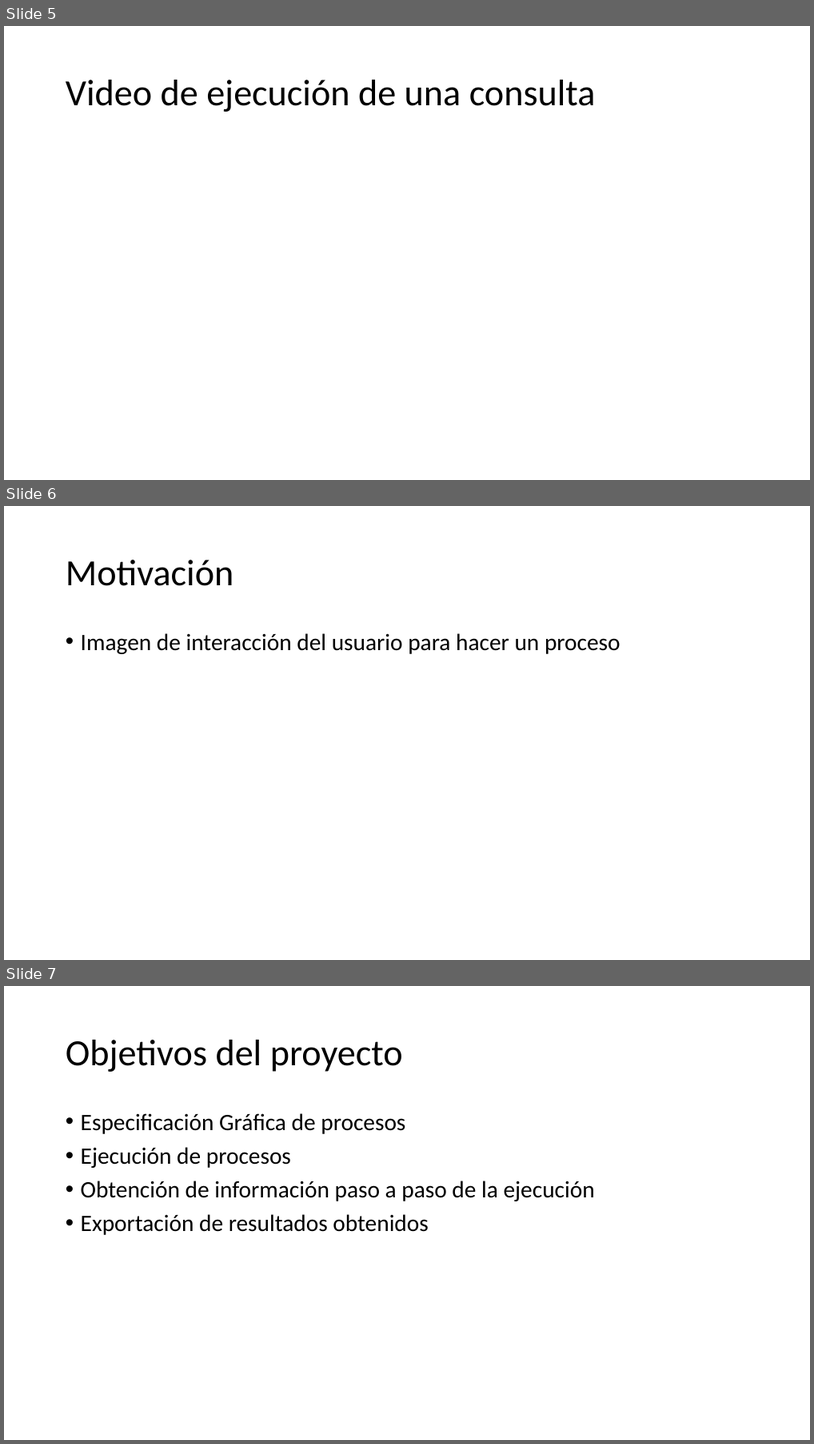
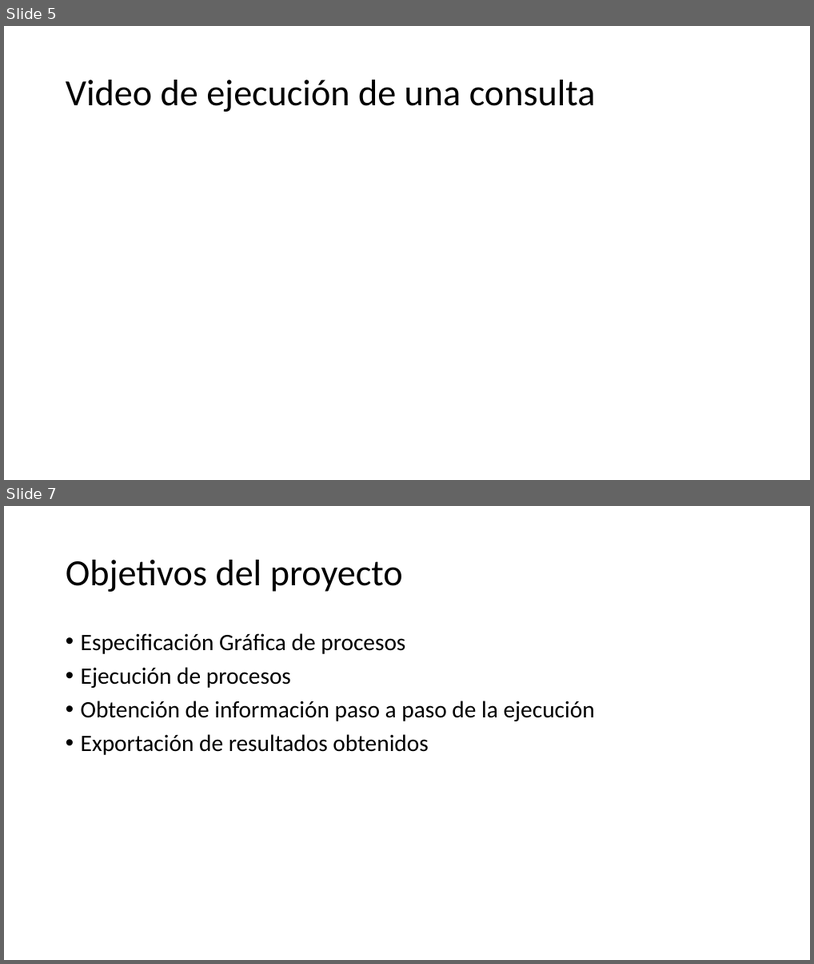
Before and after one commit to IgnacioAgueroSalcines/TFGProcessDocumentation, a slide deck: presentacion/Presentació1.pptx. Shown one above the other, each under a label of ours: slides 5, 6 and 7 before the commit, slides 5 and 7 after it; the slides between them are not shown. The pictures are 814x1444 and 814x964 pixels, drawn with LibreOffice and Linux fonts; fonts in the diff are those of the drawing. Boxes give left, top, right and bottom in pixels: in the first picture for what was removed or moved away, otherwise in the second. Text is boxed around its words. In the diff, an @@ line names an element or a change of style, - is before the commit and + after.

Commit message:
insertada imagen de motivacion
proyecto de photoshop pasra motivacion

```diff
--- a/presentacion/Presentació1.pptx
+++ b/presentacion/Presentació1.pptx
@@ slide 6 removed at (4,506,810,960), background #FFFFFF @@
@@ title removed at (66,560,234,586) @@
-Motivación
@@ text removed at (81,633,621,654) @@
-• Imagen de interacción del usuario para hacer un proceso
```
Also in this commit, not shown: 1 slide added, 2 other files.
